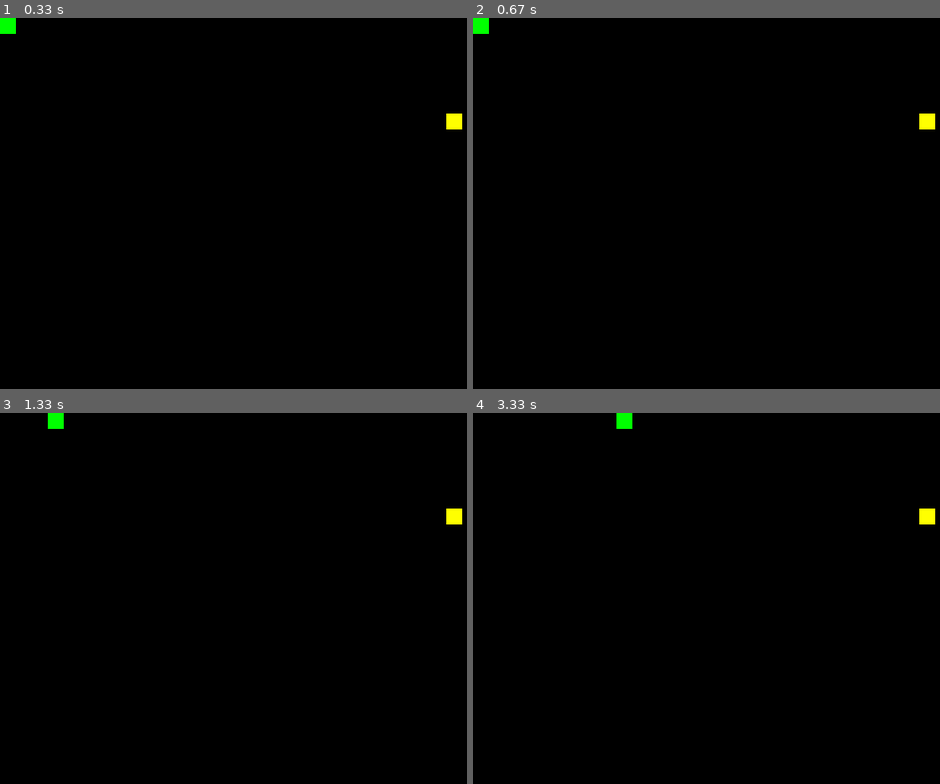
Above: before the commit, frames 1-4 (two rows, left to right).
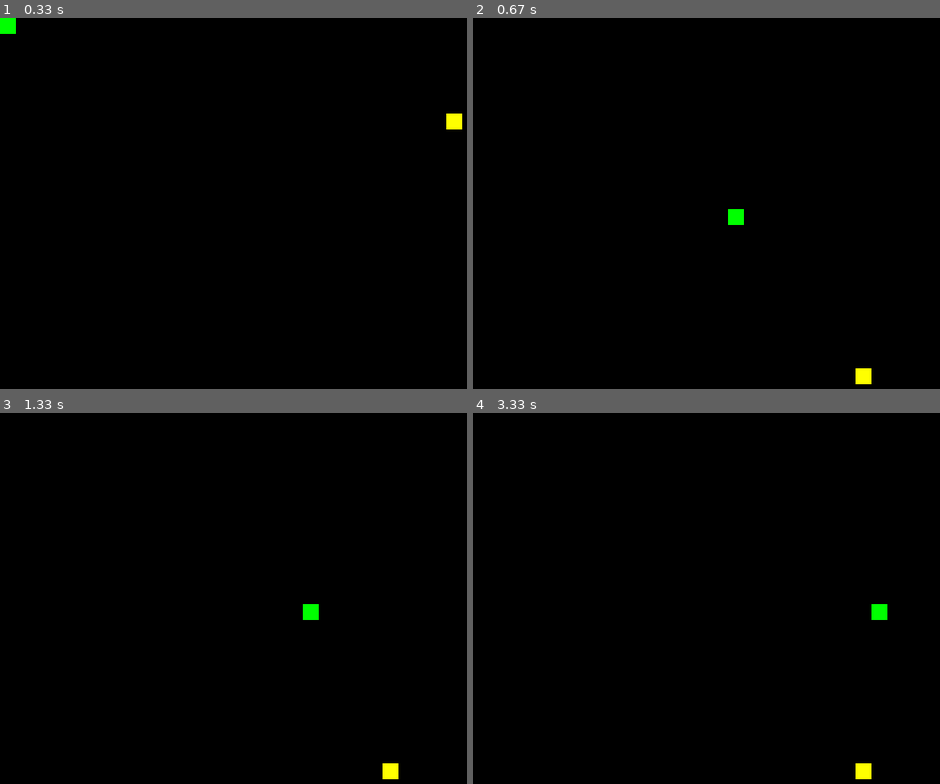
Above: after the commit, the same moments.

Repository: Yt027/Test-Projects
Game: pygame game, started from Python/Snake/main.py
Same seed, same stepped clock (60 frames per second), same inputs: the game is played once before the commit and once after it.
Inputs:
- Up to frame 1 (0.33 s): no input
- Up to frame 2 (0.67 s): tap Space at 0.33 s
- Up to frame 3 (1.33 s): hold Right 0.67-1.13 s; hold Up from 1.17 s (still down)
- Up to frame 4 (3.33 s): release Up at 1.57 s; hold Right 1.6-2.07 s; hold Left 2.1-2.63 s; hold Down 2.67-3.12 s; hold Left from 3.15 s (still down)

Frame 1 is identical in both runs. In frame 2, 0.6% of the frame differs, in the area x 0-99%, y 0-99%; in frame 3, 0.6%; in frame 4, 0.6%.

Commit message:
Created Game_over

Diff:
--- a/Python/Snake/main.py
+++ b/Python/Snake/main.py
@@ -8,6 +8,7 @@
 pygame.display.set_caption("Snake.py")
 bloc = 20
 score = 0
+game_over = False
 
 def generatePos():
     return {
@@ -17,7 +18,8 @@
 
 
 def main():
-    global score, bloc, screen
+    global score, bloc, screen, game_over
+    game_over = True
     # Variables
     snake = [
             {
@@ -36,14 +38,21 @@
 
             if event.type == pygame.KEYDOWN:
                 # Manage Direction changes
-                if event.key == pygame.K_RIGHT and direction != "l":
+                if event.key == pygame.K_RIGHT and direction != "l" and not game_over:
                     direction = "r"
-                elif event.key == pygame.K_LEFT and direction != "r":
+                elif event.key == pygame.K_LEFT and direction != "r" and not game_over:
                     direction = "l"
-                elif event.key == pygame.K_DOWN and direction != "u":
+                elif event.key == pygame.K_DOWN and direction != "u" and not game_over:
                     direction = "d"
-                elif event.key == pygame.K_UP and direction != "d":
+                elif event.key == pygame.K_UP and direction != "d" and not game_over:
                     direction = "u"
+
+                if event.key == pygame.K_SPACE:
+                    if game_over:
+                        snake = [generatePos()]
+                        food = generatePos()
+                        score = 0
+                        game_over = False
 
         # Moving Snake's head to direction
         head = snake[0]
@@ -95,6 +104,10 @@
         food_rect = pygame.Rect(food["x"], food["y"], bloc, bloc)
         pygame.draw.rect(screen, (255, 255, 0), food_rect)
 
+        # Game Over conditions
+        if game_over:
+            direction = ""
+
         # Updating screen
         pygame.time.Clock().tick(6)
         pygame.display.flip()
